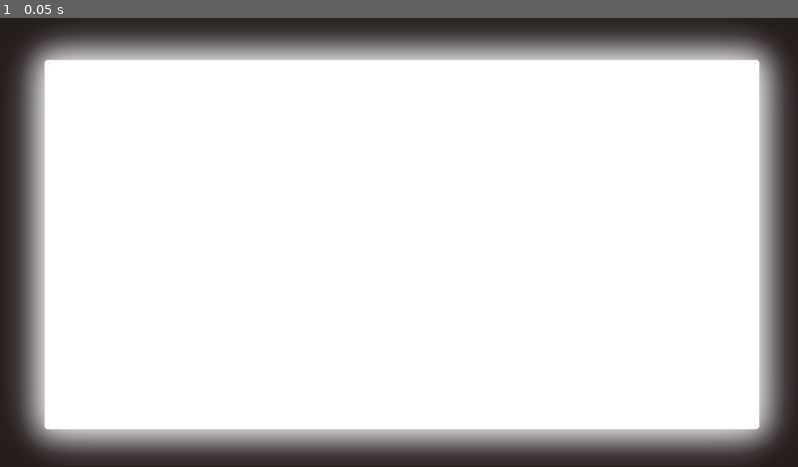
Above: before the commit, frame 1.
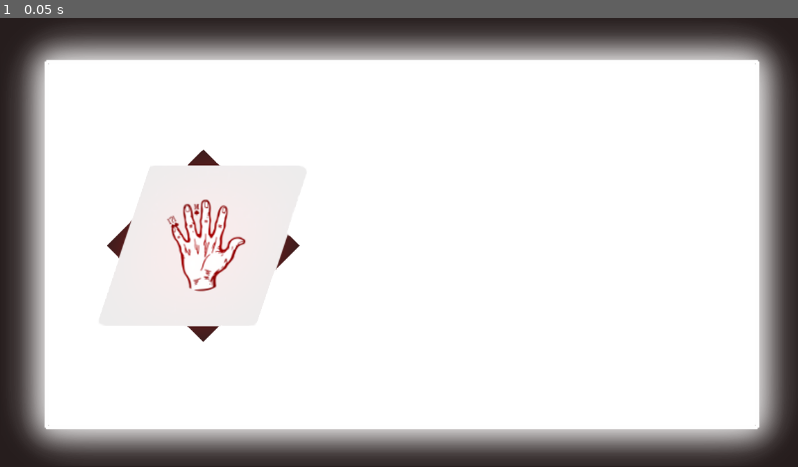
Above: after the commit, the same moment.

Repository: M-K-S5/Salakhana_game_project
Game: Godot game, scene res://User Interface/UI scenes/Main_menu.tscn
Same seed, same stepped clock (60 frames per second), same inputs: the game is played once before the commit and once after it. Before the commit the project has no main scene; this scene is started directly in both runs.
Inputs:
- Up to frame 1 (0.05 s): no input

The runs differ from the first frame. In frame 1, 1.0% of the frame differs, in the area x 13-38%, y 29-73%.

Commit message:
more Ui elements
added play , settings , exit , logo

Diff:
--- a/User Interface/UI scenes/Main_menu.tscn
+++ b/User Interface/UI scenes/Main_menu.tscn
@@ -1,6 +1,7 @@
-[gd_scene load_steps=2 format=3 uid="uid://w4qwrb46a464"]
+[gd_scene load_steps=3 format=3 uid="uid://w4qwrb46a464"]
 
 [ext_resource type="Texture2D" uid="uid://c1a5y1l6v06i1" path="res://User Interface/UI resources/background.png" id="1_5xemq"]
+[ext_resource type="Texture2D" uid="uid://bmww7h4v7fuvx" path="res://User Interface/UI resources/logo.png" id="2_drr11"]
 
 [node name="MainMenu" type="Control"]
 layout_mode = 3
@@ -19,6 +20,10 @@
 grow_vertical = 2
 color = Color(0.14902, 0.113725, 0.113725, 1)
 
-[node name="Background" type="Sprite2D" parent="ColorRect"]
+[node name="Background" type="Sprite2D" parent="."]
 position = Vector2(577, 322)
 texture = ExtResource("1_5xemq")
+
+[node name="Logo" type="Sprite2D" parent="."]
+position = Vector2(312, 296)
+texture = ExtResource("2_drr11")
--- a/project.godot
+++ b/project.godot
@@ -11,5 +11,6 @@
 [application]
 
 config/name="Salakhana's game"
+run/main_scene="res://User Interface/UI scenes/Main_menu.tscn"
 config/features=PackedStringArray("4.3", "Forward Plus")
 config/icon="res://icon.svg"
Binary file added: User Interface/UI resources/exit button.png
Not shown, added: User Interface/UI resources/exit button.png.import
Binary file added: User Interface/UI resources/logo.png
Not shown, added: User Interface/UI resources/logo.png.import
Binary file added: User Interface/UI resources/play button.png
Not shown, added: User Interface/UI resources/play button.png.import
Binary file added: User Interface/UI resources/settings button.png
Not shown, added: User Interface/UI resources/settings button.png.import
